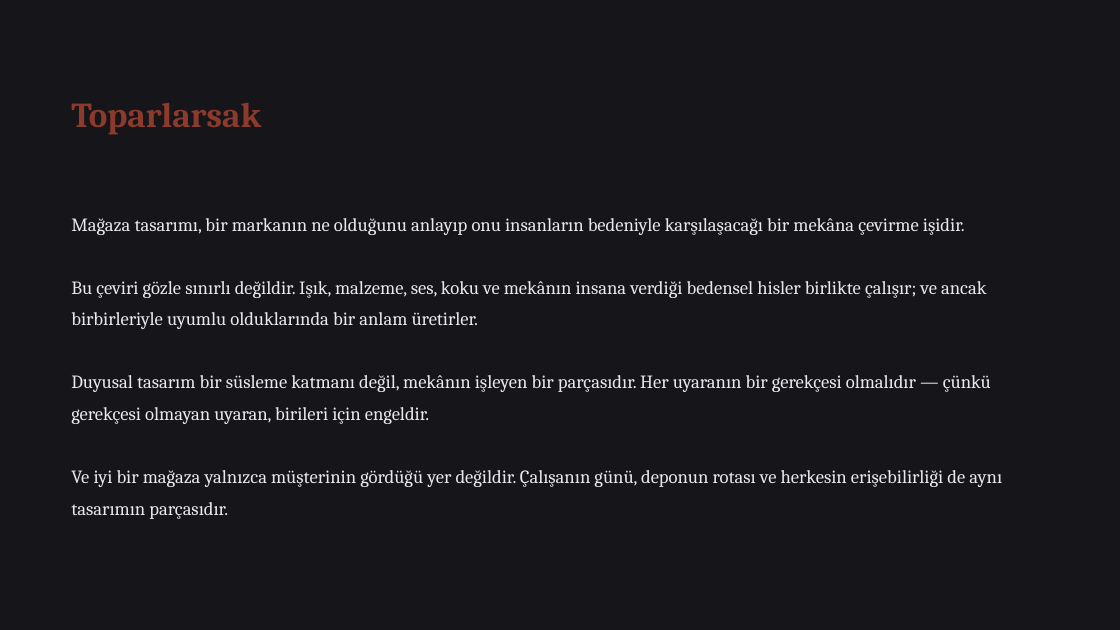
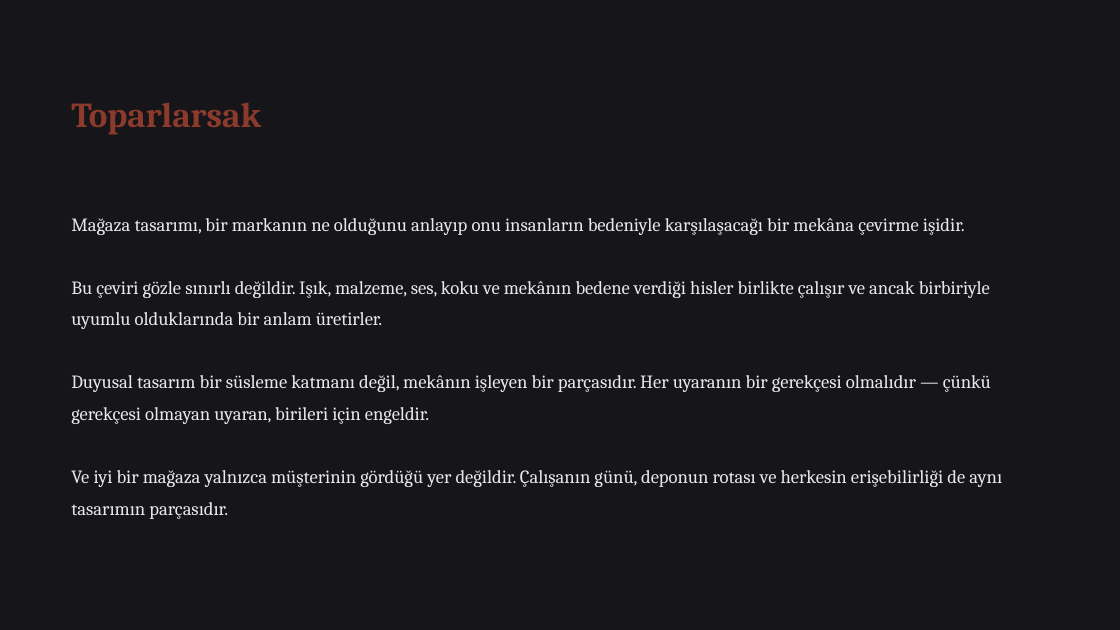
Before and after one commit to bunal91/sanat-ve-mekan, a slide deck: slide 47 of magaza-tasarimi-dersi/Magaza-Tasarimi-Teorik-Sunum.pptx (slide 55 before the commit). Drawn at 1120x630 pixels with LibreOffice and Linux fonts; fonts in the diff are those of the drawing. Boxes give left, top, right and bottom in pixels: in the first picture for what was removed or moved away, otherwise in the second. Text is boxed around its words. In the diff, an @@ line names an element or a change of style, - is before the commit and + after.

```diff
--- a/magaza-tasarimi-dersi/Magaza-Tasarimi-Teorik-Sunum.pptx
+++ b/magaza-tasarimi-dersi/Magaza-Tasarimi-Teorik-Sunum.pptx
@@ text at box(71, 281, 990, 329): text changed @@
-Bu çeviri gözle sınırlı değildir. Işık, malzeme, ses, koku ve mekânın insana verdiği bedensel hisler birlikte çalışır; ve ancak birbirleriyle uyumlu olduklarında bir anlam üretirler.
+Bu çeviri gözle sınırlı değildir. Işık, malzeme, ses, koku ve mekânın bedene verdiği hisler birlikte çalışır ve ancak birbiriyle uyumlu olduklarında bir anlam üretirler.
```
Also in this commit, not shown: 18 other slides changed, 29 slides added, 37 slides removed, 1 other file.
